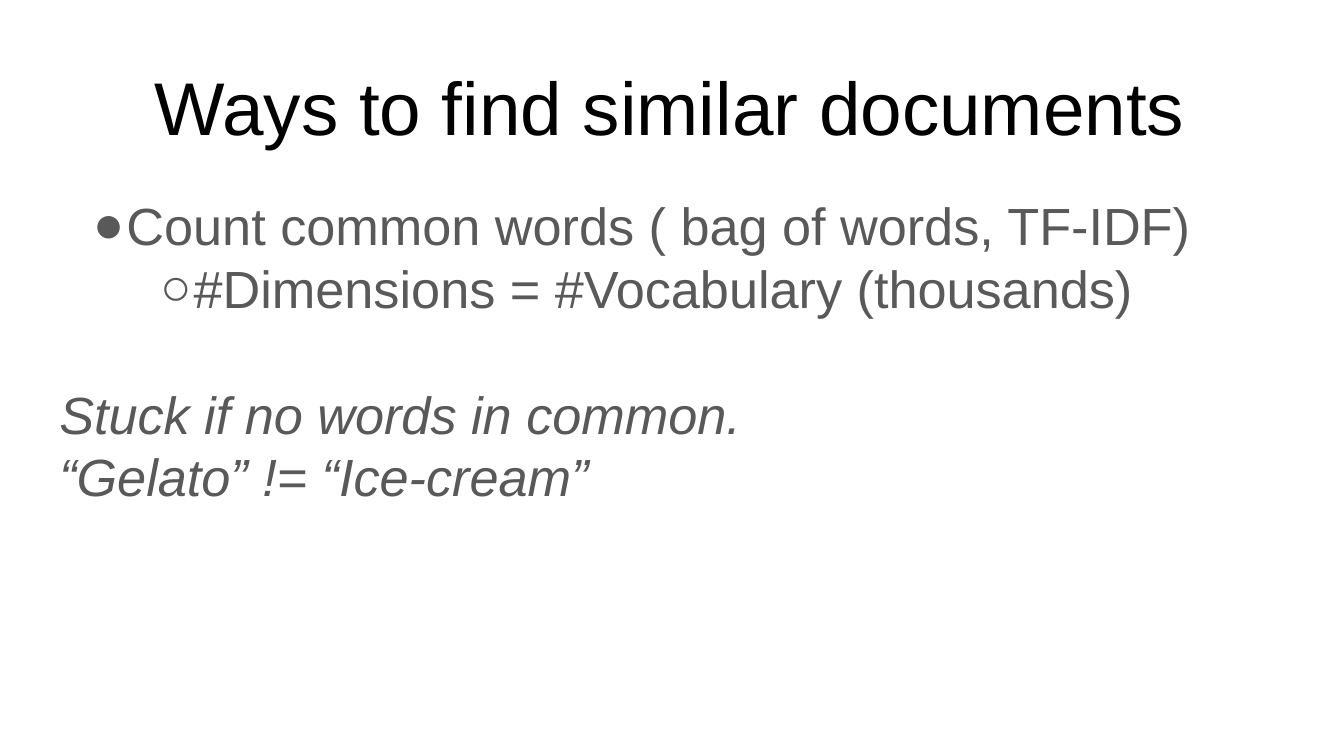
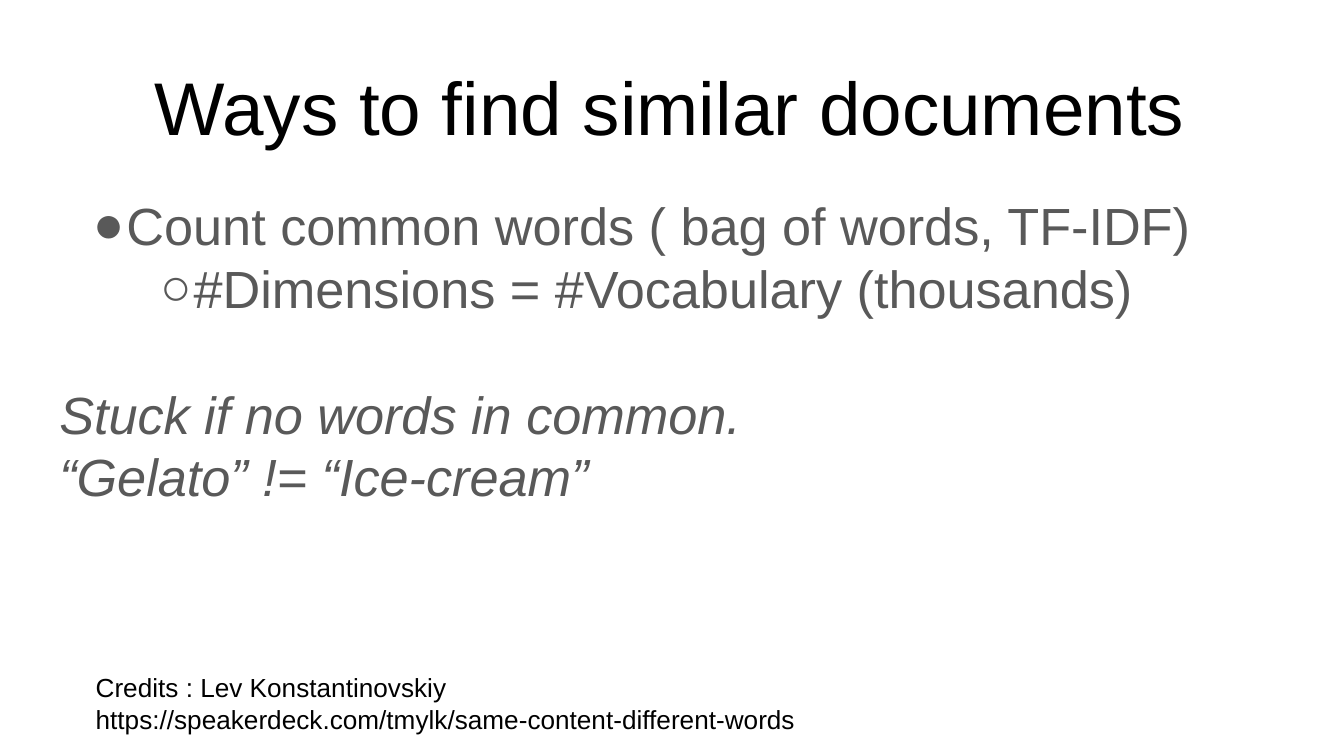
Before and after one commit to RishabGoel/pycon_india_slides, a slide deck: slide 3 of WMD_pycon_slides_2016.pptx. Drawn at 1344x756 pixels with LibreOffice and Linux fonts; fonts in the diff are those of the drawing. Boxes give left, top, right and bottom in pixels: in the first picture for what was removed or moved away, otherwise in the second. Text is boxed around its words. In the diff, an @@ line names an element or a change of style, - is before the commit and + after.

Commit message:
added the credits

```diff
--- a/WMD_pycon_slides_2016.pptx
+++ b/WMD_pycon_slides_2016.pptx
@@ text added at (x1=96, y1=678, x2=795, y2=734), 14 pt, text #000000 @@
+Credits : Lev Konstantinovskiy
+https://speakerdeck.com/tmylk/same-content-different-words
```
Also in this commit, not shown: 5 other slides changed.
